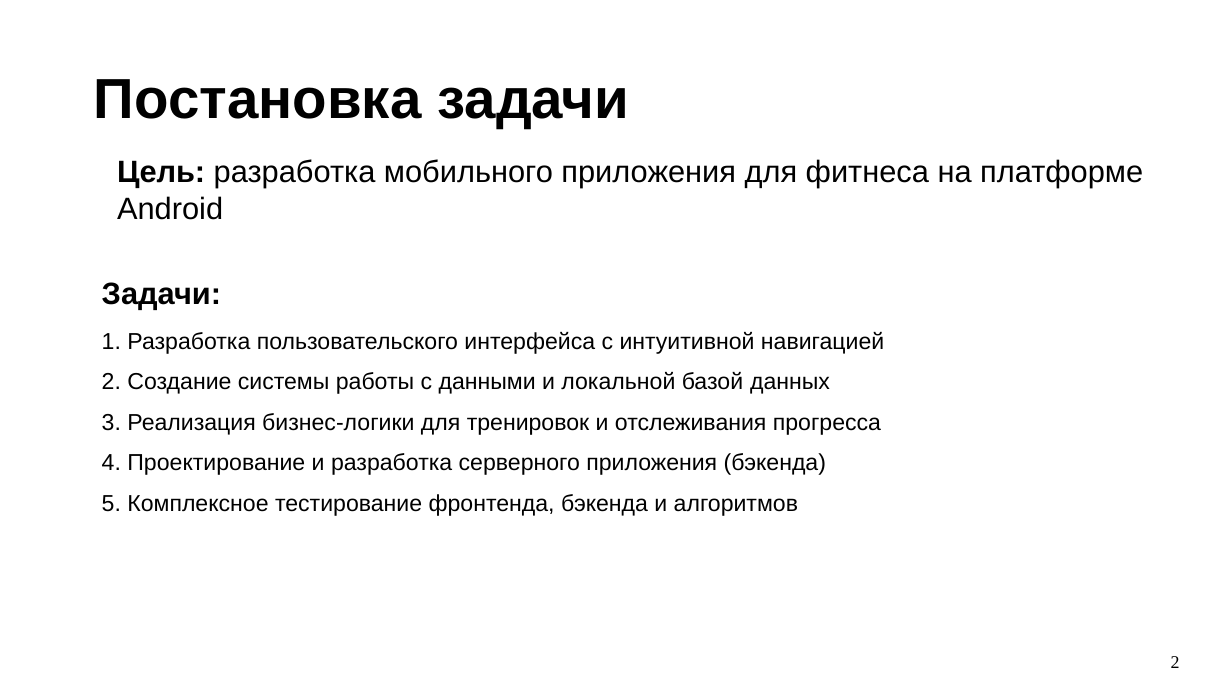
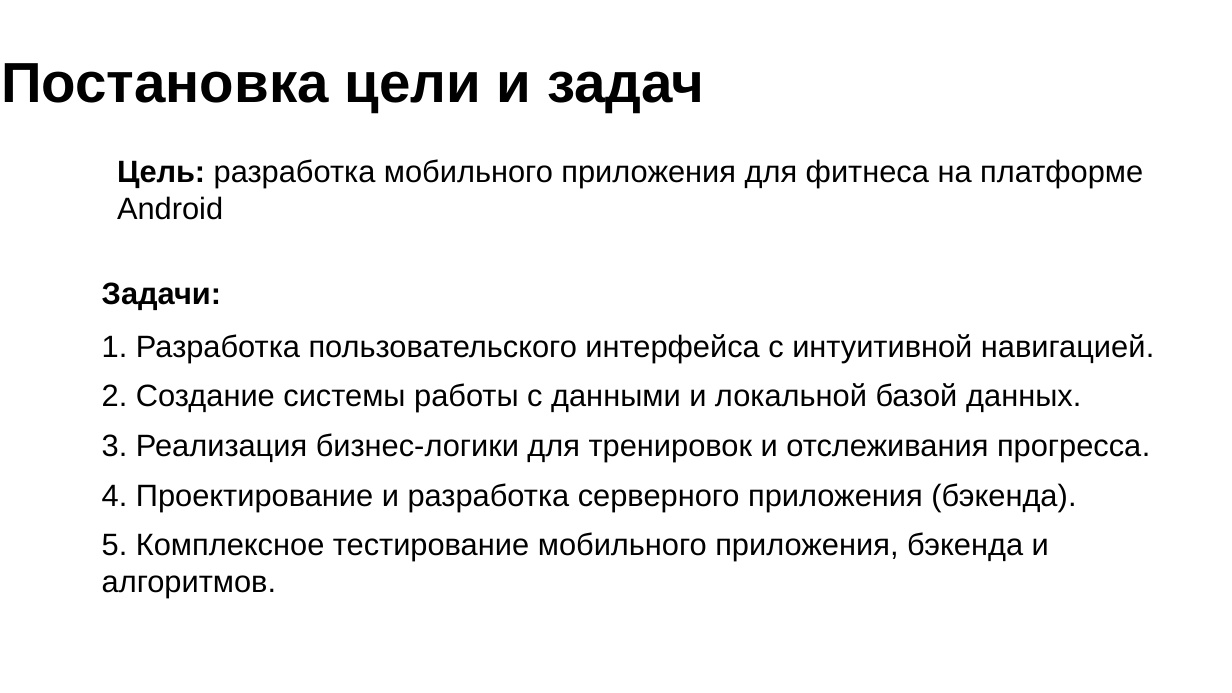
Before and after one commit to vafeenHub/VSU-scientific-activities_6-7-8-semester, a slide deck: slide 3 of src/works/diploma/presentation.odp (slide 2 before the commit). Drawn at 1232x693 pixels with LibreOffice and Linux fonts; fonts in the diff are those of the drawing. Boxes give left, top, right and bottom in pixels: in the first picture for what was removed or moved away, otherwise in the second. Text is boxed around its words. In the diff, an @@ line names an element or a change of style, - is before the commit and + after.

```diff
--- a/src/works/diploma/presentation.odp
+++ b/src/works/diploma/presentation.odp
@@ title added at box(1, 63, 704, 112), 44 pt, text #000000, bold @@
+Постановка цели и задач
@@ title removed at box(94, 79, 629, 128) @@
-Постановка задачи
@@ text at box(102, 334, 1154, 598): text changed; size 18 to 24 pt @@
-1. Разработка пользовательского интерфейса с интуитивной навигацией
-2. Создание системы работы с данными и локальной базой данных
-3. Реализация бизнес-логики для тренировок и отслеживания прогресса
-4. Проектирование и разработка серверного приложения (бэкенда)
-5. Комплексное тестирование фронтенда, бэкенда и алгоритмов
+1. Разработка пользовательского интерфейса с интуитивной навигацией.
+2. Создание системы работы с данными и локальной базой данных.
+3. Реализация бизнес-логики для тренировок и отслеживания прогресса.
+4. Проектирование и разработка серверного приложения (бэкенда).
+5. Комплексное тестирование мобильного приложения, бэкенда и алгоритмов.
@@ page number removed at box(1171, 656, 1180, 668) @@
-2
```
Also in this commit, not shown: 4 other slides changed, 5 slides added, 6 slides removed, 3 other files.
